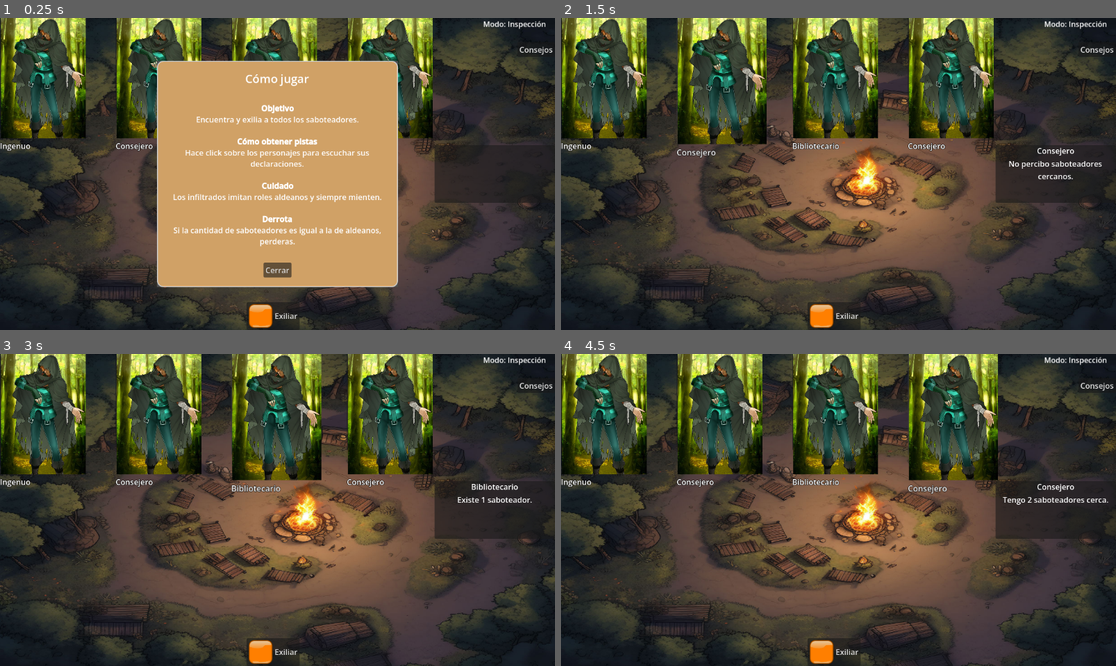
Above: before the commit, frames 1-4 (two rows, left to right).
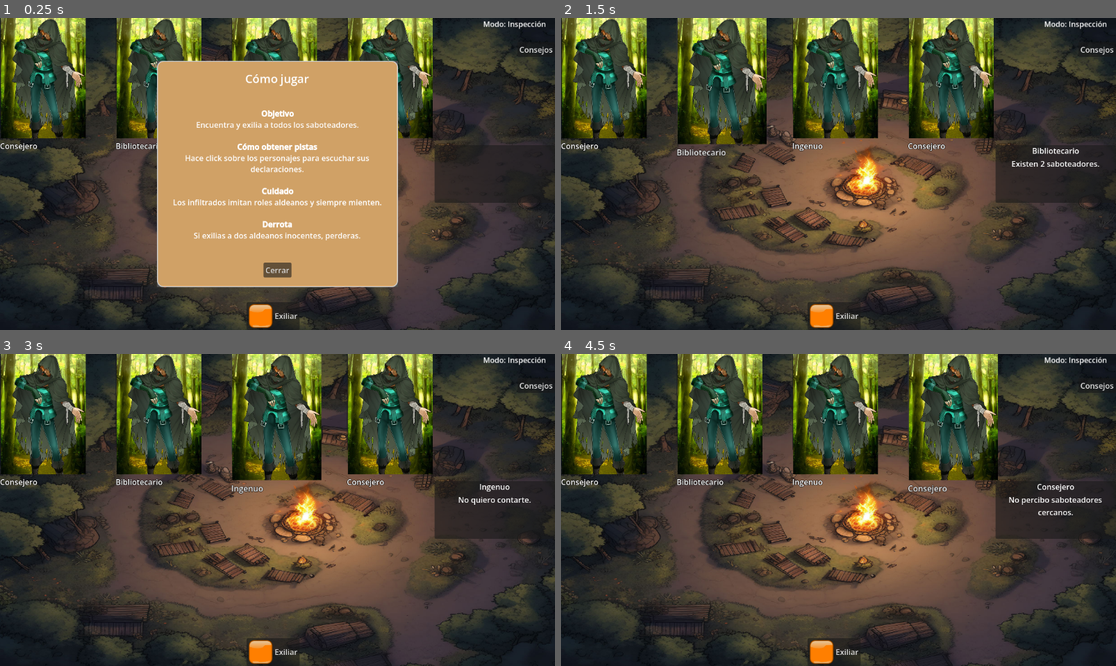
Above: after the commit, the same moments.

Repository: ZekielAsh/Witchwoods
Game: Godot game, scene res://main.tscn
Two runs of this game, one before a commit and one after it. Both use one fixed random seed, a clock stepped at 60 frames per second and the inputs below.
Inputs (mouse positions are in pixels of both pictures, inside the frame that each line leads up to):
- Up to frame 1 (0.25 s): no input
- Up to frame 2 (1.5 s): click (588, 64) at 0.5 s; click (705, 64) at 1.27 s
- Up to frame 3 (3 s): click (144, 403) at 2.02 s; click (260, 400) at 2.77 s
- Up to frame 4 (4.5 s): click (821, 403) at 3.52 s; click (938, 400) at 4.27 s

The runs differ from the first frame. In frame 1, 3.8% of the frame differs, in the area x 0-69%, y 27-74%; in frame 2, 0.6%; in frame 3, 0.6%; in frame 4, 0.6%.

Commit message:
Shuffle y composiciones de mapa

Diff:
--- a/data/character_data.gd
+++ b/data/character_data.gd
@@ -23,6 +23,7 @@
 @export var faction : Faction
 
 var state : State = State.FREE
+var board_position : Vector2i
 
 
 func get_role_name() -> String:
@@ -51,22 +52,3 @@
 			return "Infiltrado"
 
 	return "Desconocido"
-
-
-func get_information() -> String:
-	match visible_role:
-		Role.NAIVE:
-			if real_role == Role.INFILTRATOR:
-				return "No quiero contarte."
-			return "Soy un aldeano."
-		Role.COUNSELOR:
-			if real_role == Role.INFILTRATOR:
-				return "Tengo 2 saboteadores cerca."
-			return "No percibo saboteadores cercanos."
-		Role.LIBRARIAN:
-			if real_role == Role.INFILTRATOR:
-				return "Existen 2 saboteadores."
-			return "Existe 1 saboteador."
-		Role.INFILTRATOR:
-			return "..."
-	return ""
--- a/data/role_data.gd
+++ /dev/null
@@ -1,13 +0,0 @@
-class_name RoleData
-extends Resource
-
-enum RoleType {
-	NAIVE,
-	COUNSELOR,
-	LIBRARIAN,
-	INFILTRATOR
-}
-
-@export var role_name : String
-@export_multiline var description : String
-@export var faction : CharacterData.Faction
--- a/main.tscn
+++ b/main.tscn
@@ -7,7 +7,10 @@
 [ext_resource type="Script" uid="uid://bdl5wngj2ea03" path="res://managers/game_manager.gd" id="3_h2yge"]
 [ext_resource type="Script" uid="uid://fg77ty4cmbd4" path="res://managers/stability_system.gd" id="4_1bvp3"]
 [ext_resource type="Script" uid="uid://rpt0qubms3ox" path="res://managers/match_controller.gd" id="5_lquwl"]
+[ext_resource type="Script" uid="uid://b4o008li2hg86" path="res://systems/role_info_resolver.gd" id="8_4c57u"]
 [ext_resource type="Script" uid="uid://cgjw4mfkcdlrg" path="res://managers/event_bus.gd" id="8_5vw27"]
+[ext_resource type="Script" uid="uid://dsj5ty7php7bw" path="res://match/match_generator.gd" id="8_dg77c"]
+[ext_resource type="Script" uid="uid://bd252rfyye1oy" path="res://managers/board_manager.gd" id="9_efxa6"]
 [ext_resource type="PackedScene" uid="uid://bocmjd4etaj3v" path="res://ui/EndScreen.tscn" id="9_kek77"]
 
 [node name="Main" type="Control" unique_id=1346862828]
@@ -38,6 +41,15 @@
 [node name="MatchController" type="Node" parent="GameManager" unique_id=343699187]
 script = ExtResource("5_lquwl")
 
+[node name="BoardManager" type="Node" parent="GameManager" unique_id=1888338599]
+script = ExtResource("9_efxa6")
+
+[node name="RoleInfoResolver" type="Node" parent="GameManager" unique_id=199721323]
+script = ExtResource("8_4c57u")
+
+[node name="MatchGenerator" type="Node" parent="GameManager" unique_id=934120253]
+script = ExtResource("8_dg77c")
+
 [node name="StabilitySystem" type="Node" parent="GameManager" unique_id=2143493350]
 script = ExtResource("4_1bvp3")
 
--- /dev/null
+++ b/managers/board_manager.gd
@@ -0,0 +1,54 @@
+class_name BoardManager
+extends Node
+
+@onready var npc_container = $"../NpcContainer"
+
+
+func get_all_characters() -> Array[CharacterData]:
+	var characters : Array[CharacterData] = []
+
+	for card in npc_container.get_children():
+		if card.data:
+			characters.append(card.data)
+
+	return characters
+
+
+func get_character_index(character : CharacterData) -> int:
+	var children = npc_container.get_children()
+
+	for i in range(children.size()):
+		var card = children[i]
+
+		if card.data == character:
+			return i
+
+	return -1
+
+
+func get_adjacent_characters(character : CharacterData) -> Array[CharacterData]:
+	var result : Array[CharacterData] = []
+
+	var children = npc_container.get_children()
+	var index = get_character_index(character)
+
+	if index == -1:
+		return result
+
+	if index > 0:
+		result.append(children[index - 1].data)
+
+	if index < children.size() - 1:
+		result.append(children[index + 1].data)
+
+	return result
+
+
+func count_faction(faction : CharacterData.Faction) -> int:
+	var total := 0
+
+	for character in get_all_characters():
+		if character.faction == faction:
+			total += 1
+
+	return total
--- a/managers/game_manager.gd
+++ b/managers/game_manager.gd
@@ -11,7 +11,8 @@
 @onready var character_panel = $CharacterPanel
 
 @onready var bus : EventBus = $EventBus
-@onready var match_controller : MatchController = $MatchController
+@onready var match_controller = $MatchController
+@onready var match_generator = $MatchGenerator
 @onready var end_screen = $"../EndScreen"
 
 var card_scene = preload("res://cards/character_card.tscn")
@@ -30,29 +31,16 @@
 
 
 func create_test_match():
-	create_character(
-		CharacterData.Role.NAIVE,
-		CharacterData.Role.NAIVE,
-		CharacterData.Faction.TOWN
-	)
 
-	create_character(
-		CharacterData.Role.COUNSELOR,
-		CharacterData.Role.COUNSELOR,
-		CharacterData.Faction.TOWN
-	)
+	var generated_match = match_generator.generate_match()
 
-	create_character(
-		CharacterData.Role.LIBRARIAN,
-		CharacterData.Role.LIBRARIAN,
-		CharacterData.Faction.TOWN
-	)
+	for config in generated_match:
 
-	create_character(
-		CharacterData.Role.INFILTRATOR,
-		CharacterData.Role.COUNSELOR,
-		CharacterData.Faction.SABOTEUR
-	)
+		create_character(
+			config.real_role,
+			config.visible_role,
+			config.faction
+		)
 
 
 func create_character(
--- a/managers/match_controller.gd
+++ b/managers/match_controller.gd
@@ -2,6 +2,7 @@
 extends Node
 
 @onready var bus : EventBus = $"../EventBus"
+@onready var board : BoardManager = $"../BoardManager"
 
 var exiled_characters : Array[CharacterData] = []
 
@@ -9,26 +10,22 @@
 func exile(character : CharacterData):
 	if character.state == CharacterData.State.EXILED:
 		return
+
 	character.state = CharacterData.State.EXILED
 	exiled_characters.append(character)
+
 	bus.character_exiled.emit(character)
+
 	check_victory()
 
 
 func check_victory():
 	var all_saboteurs_exiled := true
-	for character in get_all_characters():
+
+	for character in board.get_all_characters():
 		if character.faction == CharacterData.Faction.SABOTEUR:
 			if character.state != CharacterData.State.EXILED:
 				all_saboteurs_exiled = false
+
 	if all_saboteurs_exiled:
 		bus.game_won.emit()
-
-
-func get_all_characters() -> Array:
-	var npc_container = $"../NpcContainer"
-	var characters := []
-	for card in npc_container.get_children():
-		if card.data:
-			characters.append(card.data)
-	return characters
--- /dev/null
+++ b/match/match_generator.gd
@@ -0,0 +1,139 @@
+class_name MatchGenerator
+extends Node
+
+
+func generate_match() -> Array:
+
+	var presets = [
+		create_preset_1(),
+		create_preset_2(),
+		create_preset_3(),
+		create_preset_4()
+	]
+
+	var selected = presets.pick_random()
+
+	selected.shuffle()
+
+	return selected
+
+func create_preset_1() -> Array:
+	return [
+		make_character(
+			CharacterData.Role.NAIVE,
+			CharacterData.Role.NAIVE,
+			CharacterData.Faction.TOWN
+		),
+
+		make_character(
+			CharacterData.Role.COUNSELOR,
+			CharacterData.Role.COUNSELOR,
+			CharacterData.Faction.TOWN
+		),
+
+		make_character(
+			CharacterData.Role.LIBRARIAN,
+			CharacterData.Role.LIBRARIAN,
+			CharacterData.Faction.TOWN
+		),
+
+		make_character(
+			CharacterData.Role.INFILTRATOR,
+			CharacterData.Role.COUNSELOR,
+			CharacterData.Faction.SABOTEUR
+		)
+	]
+
+func create_preset_2() -> Array:
+	return [
+		make_character(
+			CharacterData.Role.NAIVE,
+			CharacterData.Role.NAIVE,
+			CharacterData.Faction.TOWN
+		),
+
+		make_character(
+			CharacterData.Role.COUNSELOR,
+			CharacterData.Role.COUNSELOR,
+			CharacterData.Faction.TOWN
+		),
+
+		make_character(
+			CharacterData.Role.COUNSELOR,
+			CharacterData.Role.COUNSELOR,
+			CharacterData.Faction.TOWN
+		),
+
+		make_character(
+			CharacterData.Role.INFILTRATOR,
+			CharacterData.Role.LIBRARIAN,
+			CharacterData.Faction.SABOTEUR
+		)
+	]
+
+func create_preset_3() -> Array:
+	return [
+		make_character(
+			CharacterData.Role.LIBRARIAN,
+			CharacterData.Role.LIBRARIAN,
+			CharacterData.Faction.TOWN
+		),
+
+		make_character(
+			CharacterData.Role.NAIVE,
+			CharacterData.Role.NAIVE,
+			CharacterData.Faction.TOWN
+		),
+
+		make_character(
+			CharacterData.Role.NAIVE,
+			CharacterData.Role.NAIVE,
+			CharacterData.Faction.TOWN
+		),
+
+		make_character(
+			CharacterData.Role.INFILTRATOR,
+			CharacterData.Role.COUNSELOR,
+			CharacterData.Faction.SABOTEUR
+		)
+	]
+
+func create_preset_4() -> Array:
+	return [
+		make_character(
+			CharacterData.Role.COUNSELOR,
+			CharacterData.Role.COUNSELOR,
+			CharacterData.Faction.TOWN
+		),
+
+		make_character(
+			CharacterData.Role.LIBRARIAN,
+			CharacterData.Role.LIBRARIAN,
+			CharacterData.Faction.TOWN
+		),
+
+		make_character(
+			CharacterData.Role.INFILTRATOR,
+			CharacterData.Role.NAIVE,
+			CharacterData.Faction.SABOTEUR
+		),
+
+		make_character(
+			CharacterData.Role.INFILTRATOR,
+			CharacterData.Role.COUNSELOR,
+			CharacterData.Faction.SABOTEUR
+		)
+	]
+
+
+func make_character(
+	real_role,
+	visible_role,
+	faction
+) -> Dictionary:
+
+	return {
+		"real_role": real_role,
+		"visible_role": visible_role,
+		"faction": faction
+	}
--- /dev/null
+++ b/systems/role_info_resolver.gd
@@ -0,0 +1,71 @@
+class_name RoleInfoResolver
+extends Node
+
+@onready var board : BoardManager = $"../BoardManager"
+
+
+func get_information(character : CharacterData) -> String:
+	match character.visible_role:
+
+		CharacterData.Role.NAIVE:
+			return resolve_naive(character)
+
+		CharacterData.Role.COUNSELOR:
+			return resolve_counselor(character)
+
+		CharacterData.Role.LIBRARIAN:
+			return resolve_librarian(character)
+
+		CharacterData.Role.INFILTRATOR:
+			return "..."
+
+	return ""
+
+
+func resolve_naive(character : CharacterData) -> String:
+	if character.real_role == CharacterData.Role.INFILTRATOR:
+		return "No quiero contarte."
+
+	return "Soy un aldeano."
+
+
+func resolve_counselor(character : CharacterData) -> String:
+	var neighbors = board.get_adjacent_characters(character)
+
+	var saboteur_count := 0
+
+	for neighbor in neighbors:
+		if neighbor.faction == CharacterData.Faction.SABOTEUR:
+			saboteur_count += 1
+
+	if character.real_role == CharacterData.Role.INFILTRATOR:
+		saboteur_count = fake_counselor_value(saboteur_count)
+
+	match saboteur_count:
+		0:
+			return "No percibo saboteadores cercanos."
+		1:
+			return "Percibo 1 saboteador cercano."
+		_:
+			return "Percibo %s saboteadores cercanos." % saboteur_count
+
+
+func resolve_librarian(character : CharacterData) -> String:
+	var total = board.count_faction(
+		CharacterData.Faction.SABOTEUR
+	)
+
+	if character.real_role == CharacterData.Role.INFILTRATOR:
+		total += 1
+
+	if total == 1:
+		return "Existe 1 saboteador."
+
+	return "Existen %s saboteadores." % total
+
+
+func fake_counselor_value(real_value : int) -> int:
+	if real_value == 0:
+		return 1
+
+	return 0
--- a/ui/character_panel.gd
+++ b/ui/character_panel.gd
@@ -4,6 +4,7 @@
 
 @onready var role_label = %RoleLabel
 @onready var information_label = %InformationLabel
+@onready var resolver = $"../RoleInfoResolver"
 
 
 func display_character(character : CharacterData):
@@ -12,7 +13,7 @@
 		role_label.text = character.get_real_role_name()
 	else:
 		role_label.text = character.get_role_name()
-	information_label.text = character.get_information()
+	information_label.text = resolver.get_information(character)
 
 
 func get_state_text(state : CharacterData.State):
--- a/ui/tutorial_tip.tscn
+++ b/ui/tutorial_tip.tscn
@@ -21,6 +21,7 @@
 transparent_bg = false
 oversampling_override = 1.0
 size = Vector2i(500, 470)
+visible = true
 theme_override_styles/panel = SubResource("StyleBoxFlat_vhqp2")
 script = ExtResource("1_vhqp2")
 
@@ -67,7 +68,7 @@
 Los infiltrados imitan roles aldeanos y siempre mienten.
 
 [b]Derrota[/b]
-Si la cantidad de saboteadores es igual a la de aldeanos, perderas."
+Si exilias a dos aldeanos inocentes, perderas."
 horizontal_alignment = 1
 vertical_alignment = 1
 
Not shown, removed: data/role_data.gd.uid
Not shown, added: managers/board_manager.gd.uid
Not shown, added: match/match_generator.gd.uid
Not shown, added: systems/role_info_resolver.gd.uid
